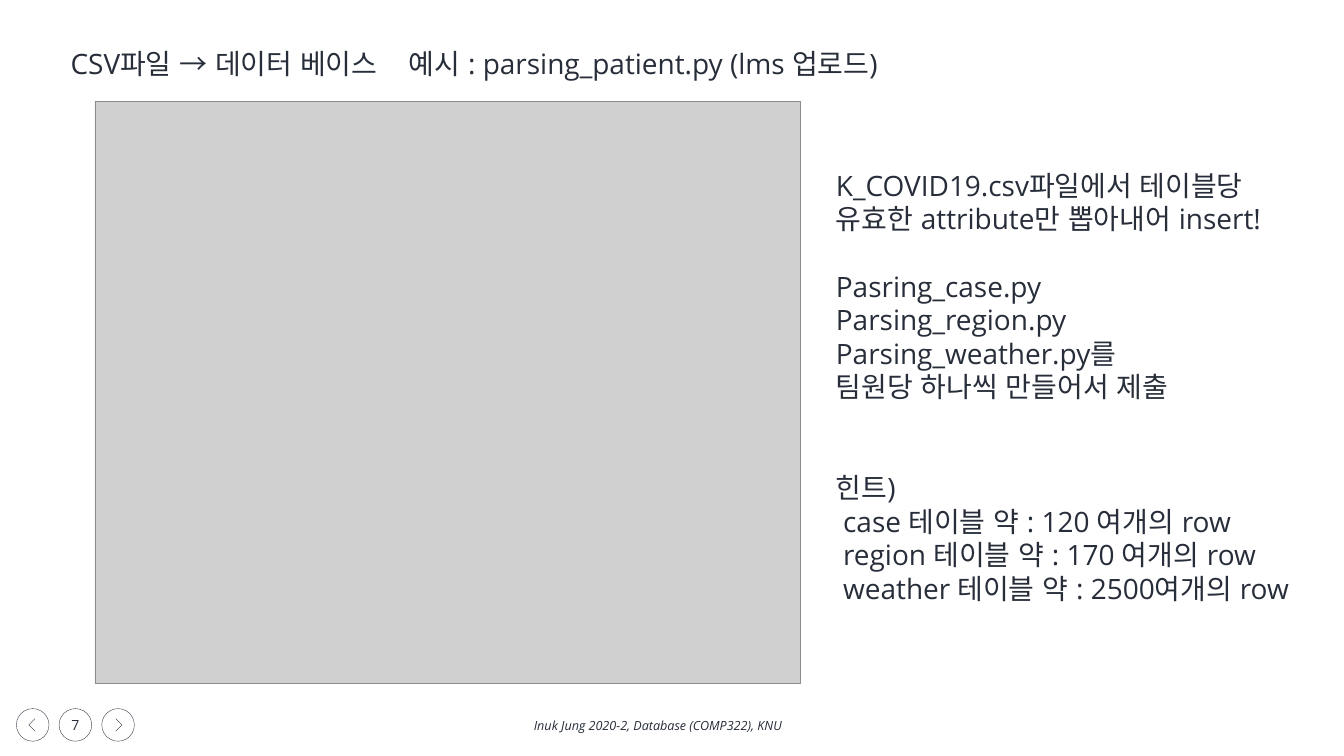
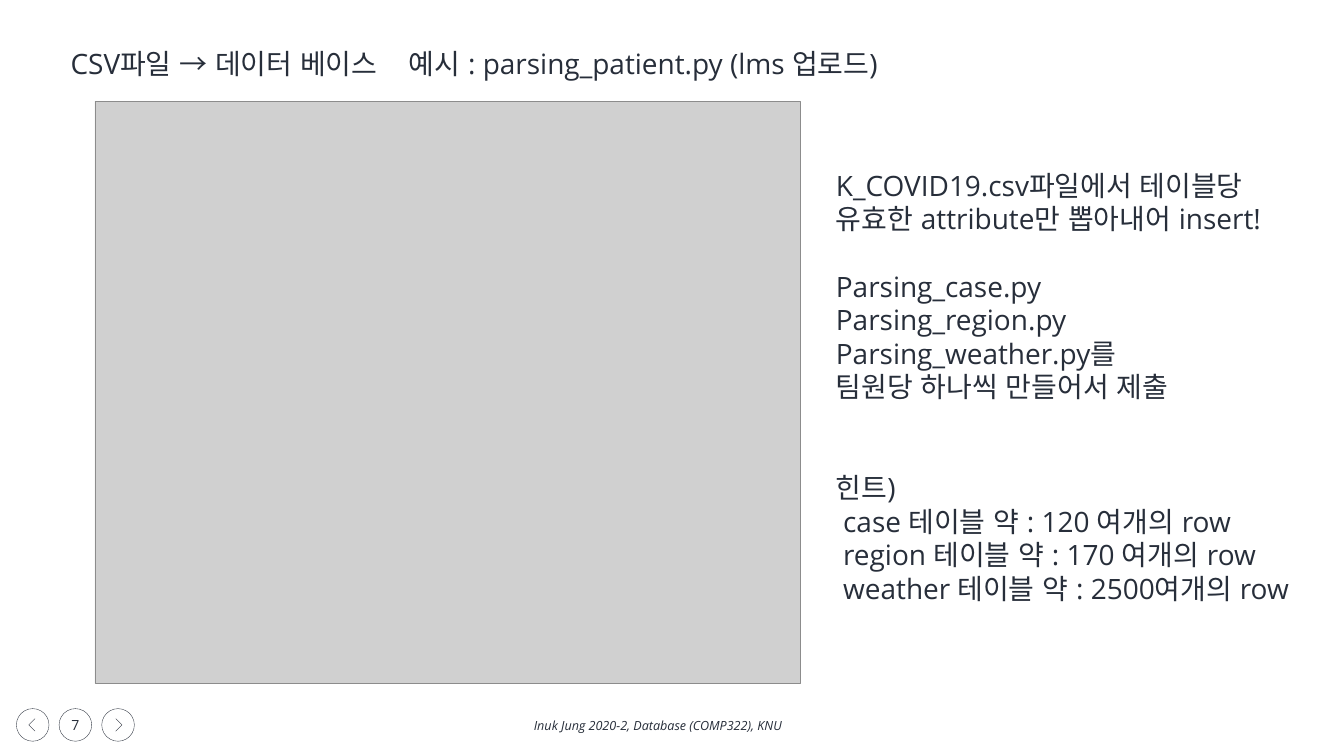
Before and after one commit to DHKim3/DBtutor_2020_2_KCOVID19, a slide deck: slide 7 of docs/Team_project1.pptx. Drawn at 1344x756 pixels with LibreOffice and Linux fonts; fonts in the diff are those of the drawing; grey boxes stand for pictures; background and template pictures are left out. Boxes give left, top, right and bottom in pixels: in the first picture for what was removed or moved away, otherwise in the second. Text is boxed around its words. In the diff, an @@ line names an element or a change of style, - is before the commit and + after.

```diff
--- a/docs/Team_project1.pptx
+++ b/docs/Team_project1.pptx
@@ text at bbox=[836, 276, 1041, 304]: text changed @@
-Pasring_case.py
+Parsing_case.py
```
Also in this commit, not shown: 3 other files.
